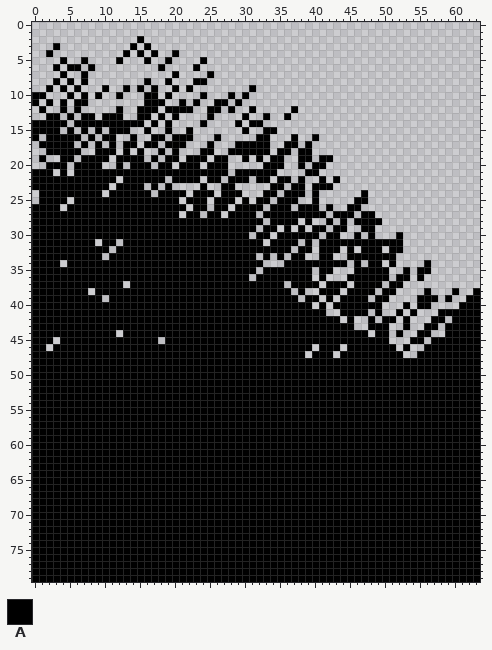
Two states of a sprite sheet, resources/image/fest-foreground-7.png. The picture above was drawn from the file before the commit.
The file is 64x80 pixels.
Palette (. is transparent): A #000000
New version:
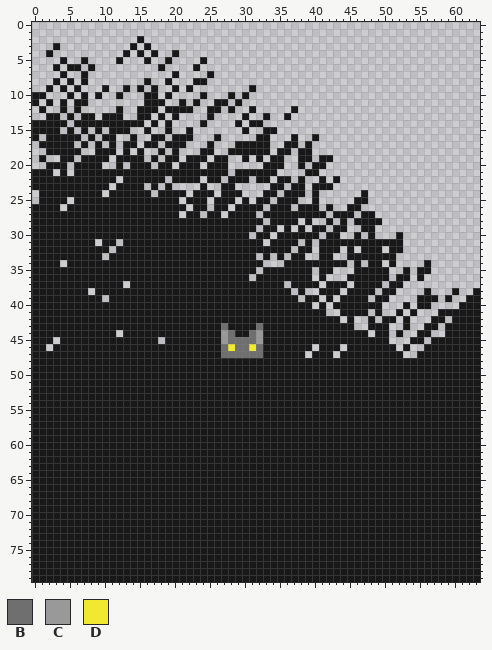
Colours new in this view: B #6f6f6f  C #999999  D #f1e931
Edits made:
Colour A changes from #000000 to #181818.
The edit turns colour A into colour B in row 43 at x 27 and 32; in row 44 at x 28 and 31; in row 45 at x 28 to 31; in row 46 at x 27, 29 to 30 and 32; in row 47 at x 27 to 32.
The edit turns colour A into colour C in rows 44 to 45 at x 27 and 32.
The edit turns colour A into colour D in row 46 at x 28 and 31.
Boxes around the changes in both pictures, in picture pixels (x1, y1, x2, y2):
changed: (32, 36, 480, 582)
